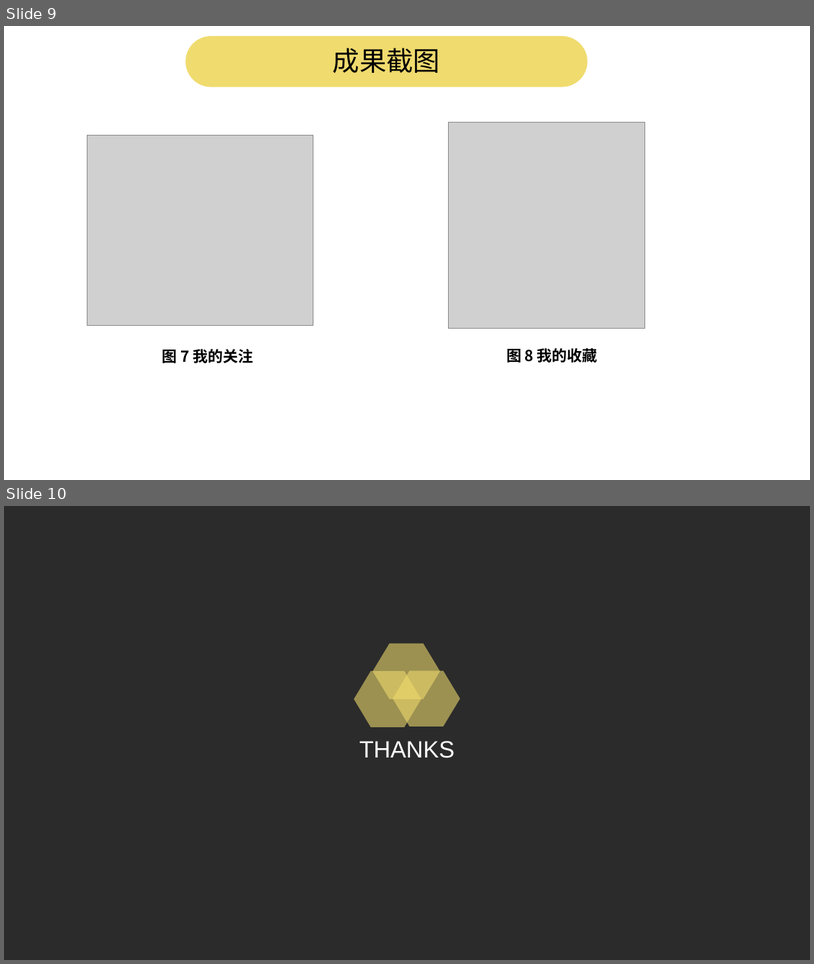
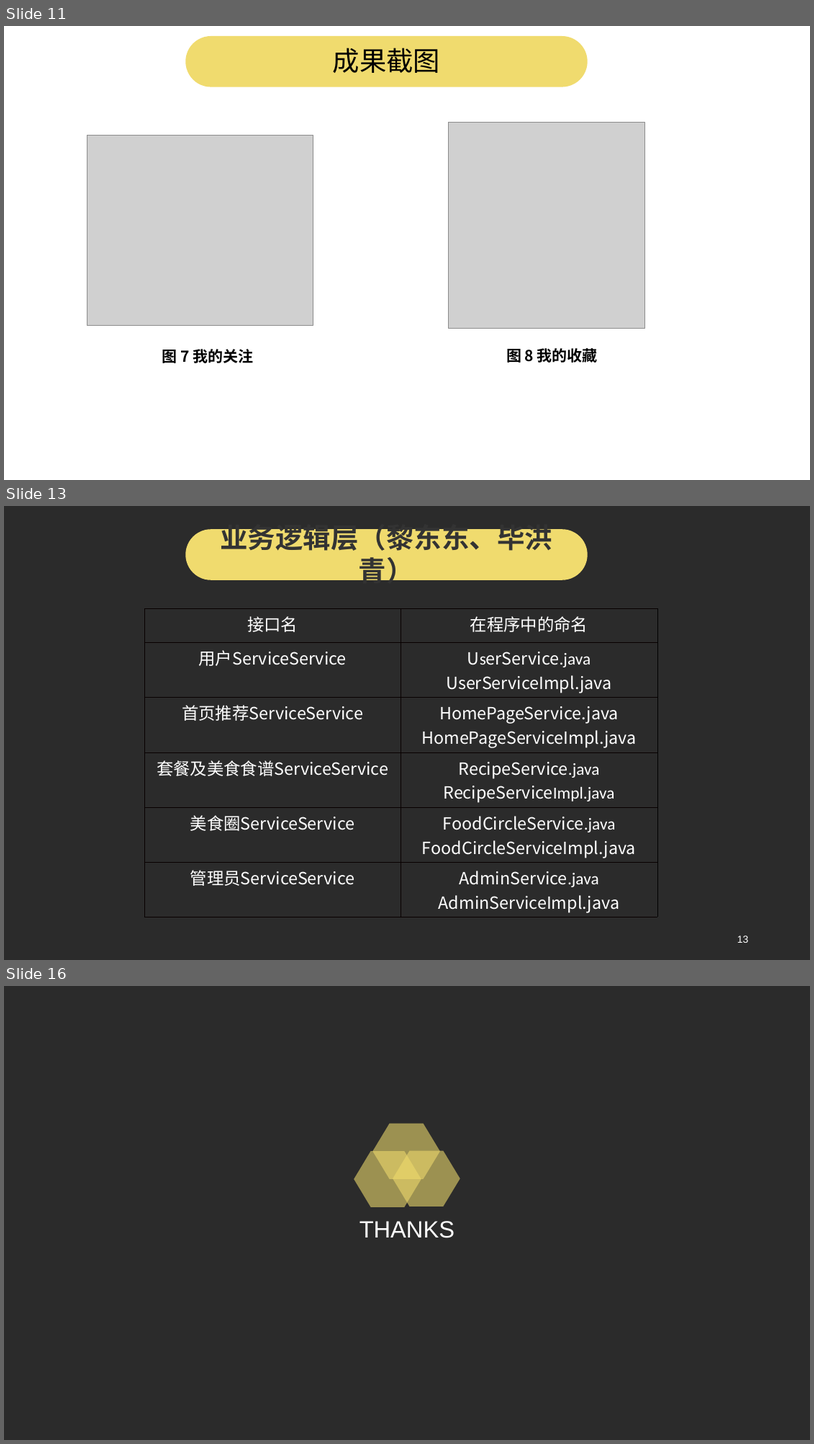
Before and after one commit to pwalan/Food_of_World, a slide deck: 实验报告/面向领域实践1成果汇报.ppt. Shown one above the other, each under a label of ours: slides 9 and 10 before the commit, slides 11, 13 and 16 after it; the slides between them are not shown. The pictures are 814x964 and 814x1444 pixels, drawn with LibreOffice and Linux fonts; fonts in the diff are those of the drawing; grey boxes stand for pictures; background and template pictures are left out; a plain dark background stands for a picture behind light text. Boxes give left, top, right and bottom in pixels: in the first picture for what was removed or moved away, otherwise in the second. Text is boxed around its words. In the diff, an @@ line names an element or a change of style, - is before the commit and + after.

```diff
--- a/实验报告/面向领域实践1成果汇报.ppt
+++ b/实验报告/面向领域实践1成果汇报.ppt
@@ slide 13 added at (x1=4, y1=506, x2=810, y2=960), background picture (left out) @@
@@ rounded rectangle added at (x1=185, y1=529, x2=587, y2=579), fill #F0DB6E, 33 pt, text #333333, bold @@
+业务逻辑层（黎东东、毕洪青）
@@ table added at (x1=144, y1=609, x2=657, y2=916), 6 rows, 2 columns @@
+接口名 | 在程序中的命名
+用户ServiceService | UserService.java / UserServiceImpl.java
+首页推荐ServiceService | HomePageService.java / HomePageServiceImpl.java
+套餐及美食食谱ServiceService | RecipeService.java / RecipeServiceImpl.java
+美食圈ServiceService | FoodCircleService.java / FoodCircleServiceImpl.java
+管理员ServiceService | AdminService.java / AdminServiceImpl.java
@@ page number added at (x1=738, y1=935, x2=749, y2=942), 12 pt, text #FFFFFF @@
+13
@@ what was slide 9 is now slide 11 @@
@@ what was slide 10 is now slide 16 @@
```
Also in this commit, not shown: 5 other slides added, 6 other files.
